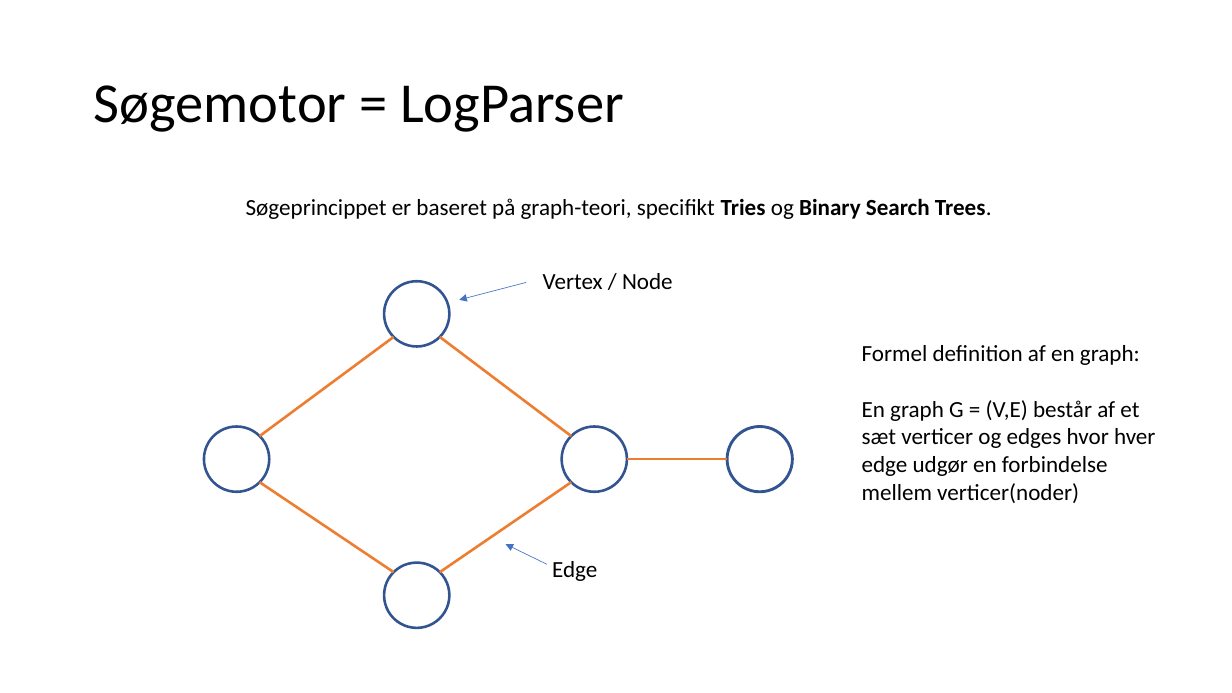
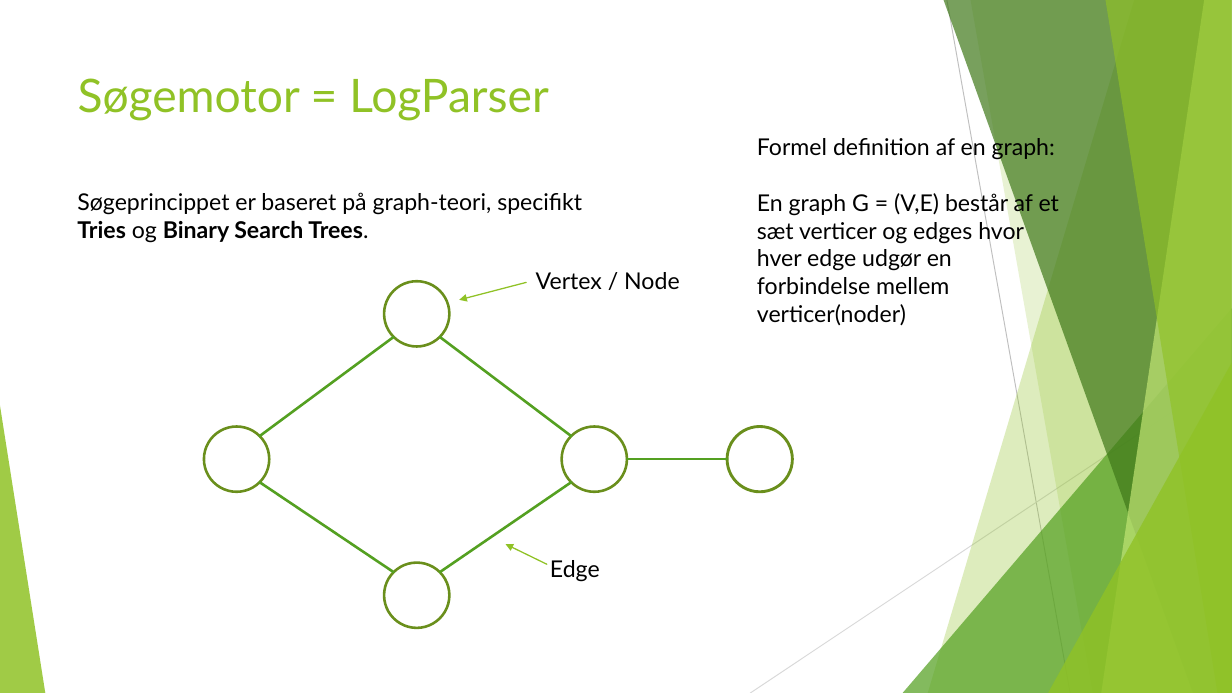
Before and after one commit to FaderVader/CPH_Afgangsprojekt_2022, a slide deck: slide 6 of LogSearcher.pptx (slide 5 before the commit). Drawn at 1232x693 pixels with LibreOffice and Linux fonts; fonts in the diff are those of the drawing. Boxes give left, top, right and bottom in pixels: in the first picture for what was removed or moved away, otherwise in the second. Text is boxed around its words. In the diff, an @@ line names an element or a change of style, - is before the commit and + after.

```diff
--- a/LogSearcher.pptx
+++ b/LogSearcher.pptx
@@ title "Søgemotor = LogParser": place and size @@
-title "Søgemotor = LogParser" at <box>94,85,624,132</box>
+title "Søgemotor = LogParser" at <box>78,78,548,121</box>
@@ title "Søgemotor = LogParser" at <box>78,78,548,121</box>: size 44 to 36 pt, font Calibri to Lato, text colour #000000 to #90C226; line spacing 0.9 to 1; vertical alignment middle to top @@
@@ font Calibri to Lato in 3 elements at <box>536,272,679,289</box>, <box>550,560,600,582</box>, <box>757,135,1059,295</box> @@
@@ text "Formel definition af en graph: ...": place and size @@
-text "Formel definition af en graph: ..." at <box>862,345,1155,503</box>
+text "Formel definition af en graph: ..." at <box>757,135,1059,295</box>
@@ text at <box>77,192,582,243</box>: text changed; font Calibri to Lato @@
-Søgeprincippet er baseret på graph-teori, specifikt Tries og Binary Search Trees.
+Søgeprincippet er baseret på graph-teori, specifikt
+Tries og Binary Search Trees.
@@ arrow (526, 283) - (459, 300): stroke #4472C4 0.5 pt to #90C226 1 pt @@
@@ line (260, 436) - (394, 337): stroke #ED7D31 2 pt to #54A021 2 pt @@
@@ line (440, 337) - (571, 436): stroke #ED7D31 2 pt to #54A021 2 pt @@
@@ group added at <box>0,0,1232,693</box>: 5 freeform shapes, 3 triangles, 2 lines @@
@@ ellipse at <box>727,427,793,493</box>: outline #325491 2.25 pt to #6B901C 2.25 pt @@
@@ line (628, 459) - (727, 459): stroke #ED7D31 2 pt to #54A021 2 pt @@
@@ line (260, 482) - (394, 572): stroke #ED7D31 2 pt to #54A021 2 pt @@
@@ line (571, 482) - (440, 572): stroke #ED7D31 2 pt to #54A021 2 pt @@
@@ outline #325491 2 pt to #6B901C 2 pt in 4 elements at <box>204,427,270,493</box>, <box>384,281,450,347</box>, <box>562,427,628,493</box>, <box>384,563,450,628</box> @@
@@ arrow (547, 565) - (506, 544): stroke #4472C4 0.5 pt to #90C226 1 pt @@
```
Also in this commit, not shown: 17 other slides changed, 1 slide added, 1 other file.
